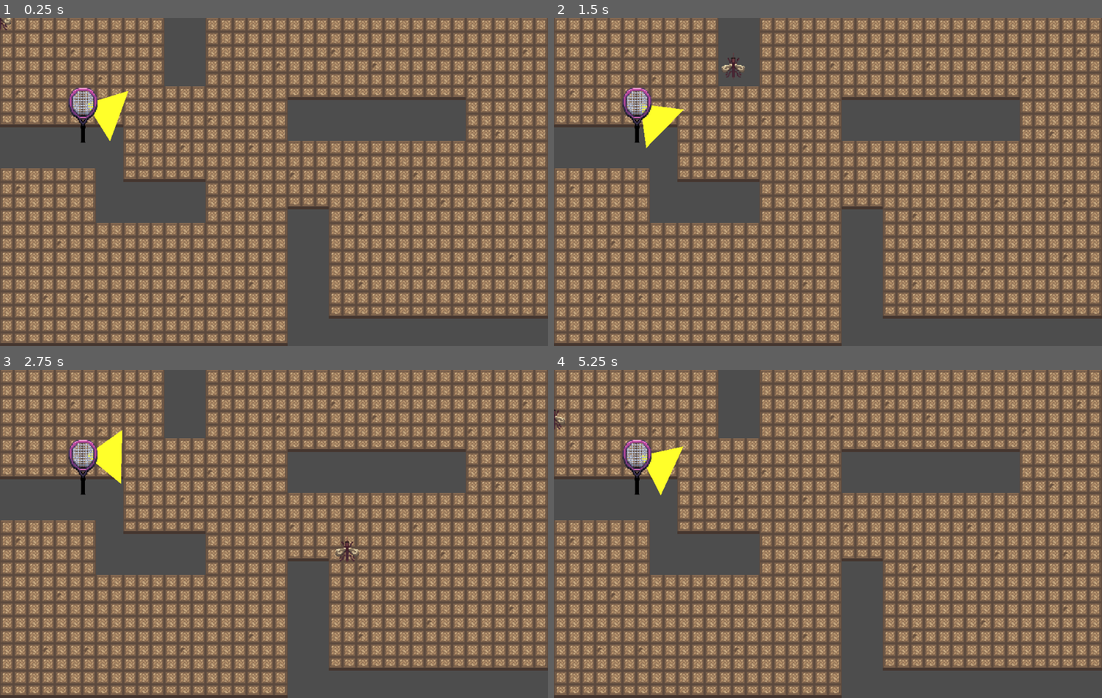
Above: before the commit, frames 1-4 (two rows, left to right).
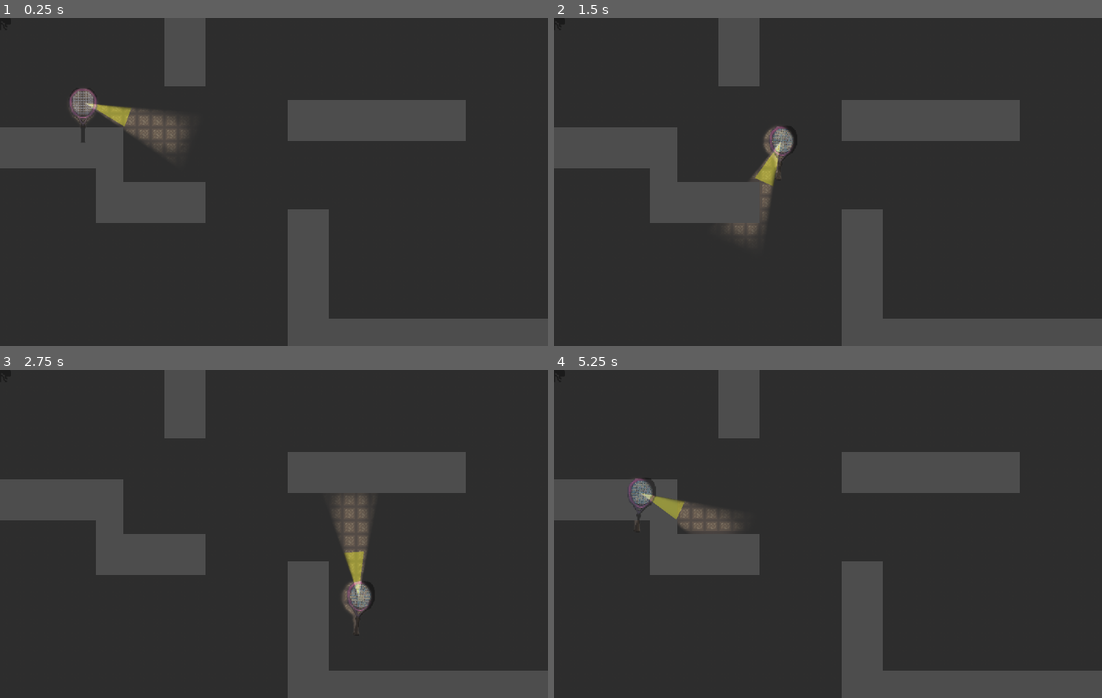
Above: after the commit, the same moments.

Repository: VivianChenyc5519/hit-mosquito
Game: Godot game, scene res://scenes/game.tscn
Same seed, same stepped clock (60 frames per second), same inputs: the game is played once before the commit and once after it.
Inputs (mouse positions are in pixels of both pictures, inside the frame that each line leads up to):
- Up to frame 1 (0.25 s): no input
- Up to frame 2 (1.5 s): tap Enter at 0.5 s; move the mouse to (948, 165) at 0.52 s; press the mouse at (948, 165) at 0.53 s; hold D (move_right) 0.53-1.28 s; move the mouse to (718, 198) at 1.27 s; release the mouse at (718, 198) at 1.28 s; hold S (move_down) from 1.28 s (still down); tap 1 at 1.35 s
- Up to frame 3 (2.75 s): move the mouse to (328, 461) at 2.02 s; release S (move_down) at 2.03 s; hold D (move_right) from 2.03 s (still down); tap 2 at 2.1 s
- Up to frame 4 (5.25 s): move the mouse to (800, 599) at 2.77 s; release D (move_right) at 2.78 s; hold W (move_up) 2.78-3.53 s; tap 3 at 2.85 s; move the mouse to (992, 583) at 3.52 s; press the mouse at (992, 583) at 3.53 s; hold A (move_left) 3.53-5.03 s; move the mouse to (663, 484) at 4.27 s; release the mouse at (663, 484) at 4.28 s; tap 1 at 4.35 s; move the mouse to (855, 534) at 5.02 s; hold S (move_down) from 5.03 s (still down); tap 2 at 5.1 s

The runs differ from the first frame. In frame 1, 81% of the frame differs, in the area x 0-100%, y 0-100%; in frame 2, 81%; in frame 3, 81%; in frame 4, 81%.

Commit message:
add lighting for human

Diff:
--- a/scenes/game.tscn
+++ b/scenes/game.tscn
@@ -74,6 +74,9 @@
 [node name="Game" type="Node2D" unique_id=916694075]
 script = ExtResource("1_trtic")
 
+[node name="CanvasModulate" type="CanvasModulate" parent="." unique_id=1206908251]
+color = Color(0.003921569, 0.003921569, 0.003921569, 0.40784314)
+
 [node name="Walls" type="StaticBody2D" parent="." unique_id=133682971]
 
 [node name="TileMapLayer" type="TileMapLayer" parent="." unique_id=77860513]
--- a/scenes/racket.tscn
+++ b/scenes/racket.tscn
@@ -2,6 +2,8 @@
 
 [ext_resource type="Script" uid="uid://bj3e1um2igvry" path="res://scripts/human.gd" id="1_fvi3j"]
 [ext_resource type="Texture2D" uid="uid://btlke47w2aeos" path="res://assets/r_hit.png" id="1_p3awx"]
+[ext_resource type="Texture2D" uid="uid://cnn83octq3ytn" path="res://assets/racket-texture.png" id="2_37dsl"]
+[ext_resource type="Texture2D" uid="uid://dt68jfo74wuuk" path="res://assets/light-texture.png" id="3_2ivwl"]
 
 [sub_resource type="CircleShape2D" id="CircleShape2D_6ugr2"]
 radius = 16.0
@@ -111,19 +113,35 @@
 position = Vector2(61, 36)
 shape = SubResource("CircleShape2D_6ugr2")
 
+[node name="RacketLight" type="PointLight2D" parent="." unique_id=1130793114]
+position = Vector2(-3.0000005, 10.499999)
+scale = Vector2(5.103669, 5.129651)
+texture = ExtResource("2_37dsl")
+texture_scale = 0.01
+
 [node name="RacketPivot" type="Node2D" parent="." unique_id=1084132392]
 
 [node name="VisionCone" type="Polygon2D" parent="RacketPivot" unique_id=1808748755]
-position = Vector2(1, 0)
+position = Vector2(1, -0.401655)
+scale = Vector2(1.2439024, 0.97722554)
 color = Color(1, 1, 0.16470589, 1)
-polygon = PackedVector2Array(0, 0, 41, -31, 41, 32)
+polygon = PackedVector2Array(0, 0, 41, -13.91526, 41, 10.644066)
+
+[node name="VisionLight" type="PointLight2D" parent="RacketPivot" unique_id=1747756868]
+position = Vector2(28.144592, 0.053115845)
+scale = Vector2(0.7829763, 0.81052715)
+texture = ExtResource("3_2ivwl")
+offset = Vector2(50.2, 0)
+texture_scale = 0.1
 
 [node name="SlapArea" type="Area2D" parent="RacketPivot" unique_id=1351158843]
 collision_layer = 4
 collision_mask = 2
 
 [node name="CollisionPolygon2D" type="CollisionPolygon2D" parent="RacketPivot/SlapArea" unique_id=272696309]
-polygon = PackedVector2Array(0, 1, 41, -29, 42, 32)
+position = Vector2(0.13125038, 0)
+scale = Vector2(1.0106708, 1)
+polygon = PackedVector2Array(0, 1, 52.310562, -16, 51.32112, 12)
 
 [node name="RacketSprite" type="AnimatedSprite2D" parent="." unique_id=1987754250]
 position = Vector2(-3, 14)
@@ -135,6 +153,7 @@
 collision_layer = 8
 
 [node name="CollisionShape2D" type="CollisionShape2D" parent="HurtArea" unique_id=1905454817]
+visible = false
 position = Vector2(-3, 7)
 scale = Vector2(2.72, 4.255)
 shape = SubResource("CircleShape2D_4ghau")
--- a/scripts/game.gd
+++ b/scripts/game.gd
@@ -4,12 +4,12 @@
 var manager
 @onready var human: Human = $Racket
 @onready var mosquito: Mosquito = $Mosquito
+
 enum TestPlayer {
 	HUMAN,
-	MOSQUITO,
-	BOTH
+	MOSQUITO
 }
-@export var test_player = TestPlayer.MOSQUITO
+@export var test_player = TestPlayer.HUMAN
 
 # Called when the node enters the scene tree for the first time.
 func _ready() -> void:
@@ -24,12 +24,16 @@
 		TestPlayer.HUMAN:
 			human.set_input_enabled(true)
 			mosquito.set_input_enabled(false)
+			$CanvasModulate.visible=true
+			human.set_vision_enabled(true)
 		TestPlayer.MOSQUITO:
 			human.set_input_enabled(false)
 			mosquito.set_input_enabled(true)
-		TestPlayer.BOTH:
-			human.set_input_enabled(true)
-			mosquito.set_input_enabled(true)
+			$CanvasModulate.visible=false
+			human.set_vision_enabled(false)
+		#TestPlayer.BOTH:
+			#human.set_input_enabled(true)
+			#mosquito.set_input_enabled(true)
 
 # Called every frame. 'delta' is the elapsed time since the previous frame.
 func _process(delta: float) -> void:
--- a/scripts/human.gd
+++ b/scripts/human.gd
@@ -12,6 +12,7 @@
 @onready var slap_area: Area2D = $RacketPivot/SlapArea
 @onready var slap_polygon: CollisionPolygon2D = $RacketPivot/SlapArea/CollisionPolygon2D
 @onready var hurt_area: Area2D = $HurtArea
+@onready var vision_light: PointLight2D = $RacketPivot/VisionLight
 
 func _ready() -> void:
 	racket_sprite.play("idle")
@@ -87,6 +88,8 @@
 	if stunned:
 		velocity = Vector2.ZERO
 
+func set_vision_enabled(enabled: bool) -> void:
+	vision_light.enabled = enabled
 
 func set_input_enabled(enabled: bool) -> void:
 	input_enabled = enabled
Binary file added: assets/light-texture.png
Not shown, added: assets/light-texture.png.import
Binary file added: assets/racket-texture.png
Not shown, added: assets/racket-texture.png.import
